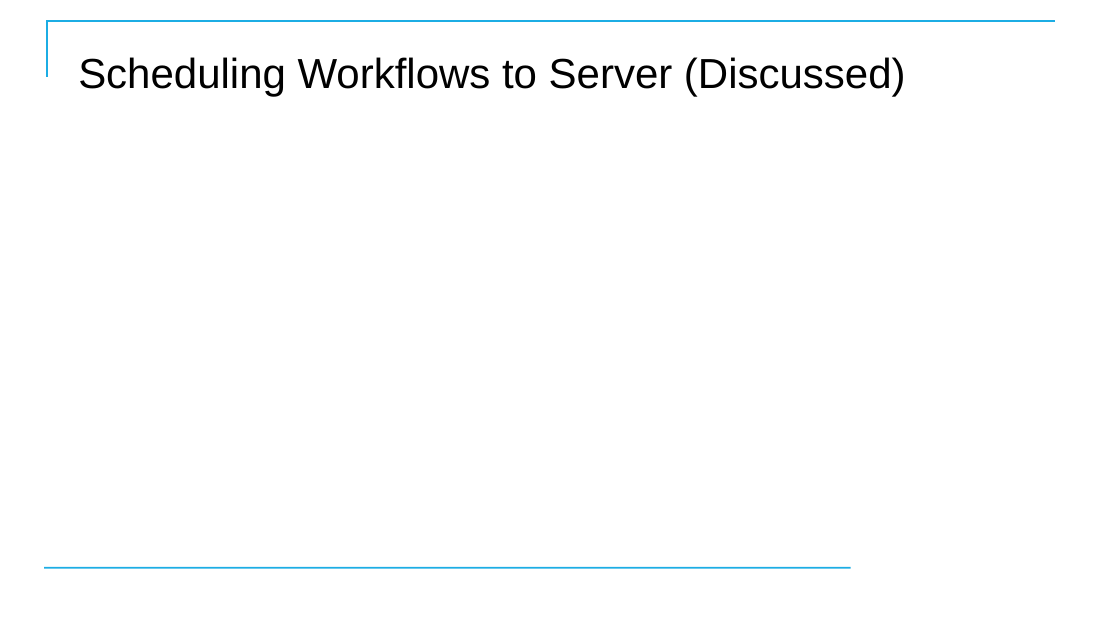
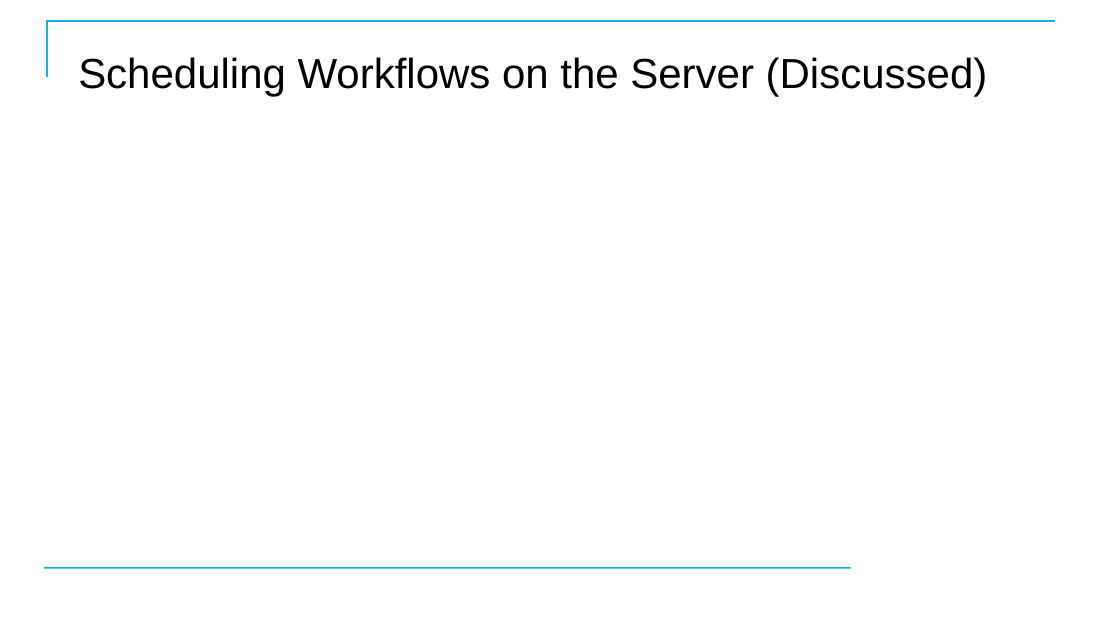
Before and after one commit to CostelloTechnicalConsulting/XTBP10---Tableau-Prep-Introduction, a slide deck: slide 101 of ppt/TableauPrepBuilderIntroV1_1.pptx (slide 100 before the commit). Drawn at 1120x630 pixels with LibreOffice and Linux fonts; fonts in the diff are those of the drawing; background and template pictures are left out. Boxes give left, top, right and bottom in pixels: in the first picture for what was removed or moved away, otherwise in the second. Text is boxed around its words. In the diff, an @@ line names an element or a change of style, - is before the commit and + after.

```diff
--- a/ppt/TableauPrepBuilderIntroV1_1.pptx
+++ b/ppt/TableauPrepBuilderIntroV1_1.pptx
@@ title at <box>78,57,988,96</box>: text changed @@
-Scheduling Workflows to Server (Discussed)
+Scheduling Workflows on the Server (Discussed)
```
Also in this commit, not shown: 4 other slides changed, 1 slide added, 1 slide removed, 1 other file.
